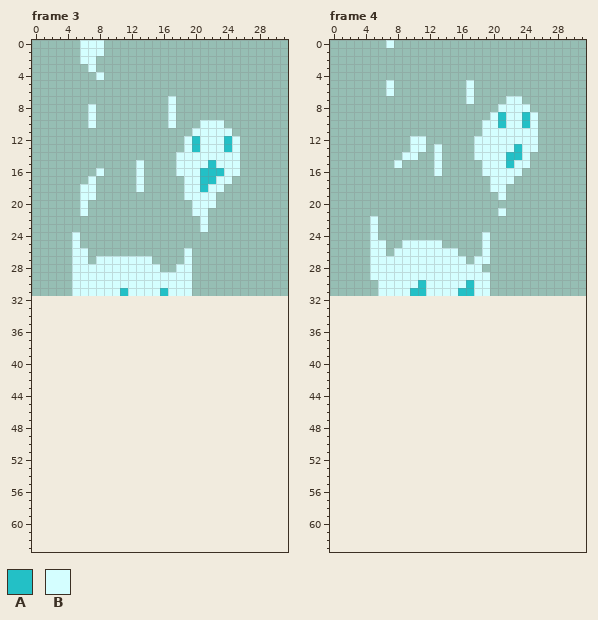
Edited in one commit: pixel-art file (assets/create/textures/particle/soul_sprite_anim_1.ase). Above: the version before the commit.
32x32 pixels, 16 frames. Shown: frame 3, frame 4. The old version is drawn lined up with the new one, on the new canvas. The commit also changed other frames, which this record leaves out.
Palette (. is transparent): A #23c0c6  B #d4feff
Pixels before, frame 3, first column x 5:
 0 .BBB.................
 1 .BBB.................
 2 .BB..................
 3 ..B..................
 4 ...B.................
 5 .....................
 6 .....................
 7 ............B........
 8 ..B.........B........
 9 ..B.........B........
10 ..B.........B...BBB..
11 ...............BBBBB.
12 ..............BABBBAB
13 ..............BABBBAB
14 .............BBBBBBBB
15 ........B....BBBBABBB
16 ...B....B....BBBAAABB
17 ..B.....B.....BBAABB.
18 .BB.....B.....BBABB..
19 .BB...........BBBB...
20 .B.............BBB...
21 .B.............BB....
22 ................B....
23 ................B....
24 B....................
25 B....................
26 BB............B......
27 BB.BBBBBBB....B......
28 BBBBBBBBBBB..BB......
29 BBBBBBBBBBBBBBB......
30 BBBBBBBBBBBBBBB......
31 BBBBBBABBBBABBB......
Pixels before, frame 4, first column x 5:
 0 ..B..................
 1 .....................
 2 .....................
 3 .....................
 4 .....................
 5 ..B.........B........
 6 ..B.........B........
 7 ............B....BB..
 8 ................BBBB.
 9 ...............BABBAB
10 ..............BBABBAB
11 ..............BBBBBBB
12 .....BB......BBBBBBBB
13 .....BB.B....BBBBBABB
14 ....BB..B....BBBBAAB.
15 ...B....B.....BBBABB.
16 ........B.....BBBBB..
17 ...............BBB...
18 ...............BB....
19 ................B....
20 .....................
21 ................B....
22 B....................
23 B....................
24 B.............B......
25 BB..BBBBB.....B......
26 BB.BBBBBBBB...B......
27 BBBBBBBBBBBB.BB......
28 BBBBBBBBBBBBBB.......
29 BBBBBBBBBBBBBBB......
30 .BBBBBABBBBBABB......
31 .BBBBAABBBBAABB......
The same view after the edit:
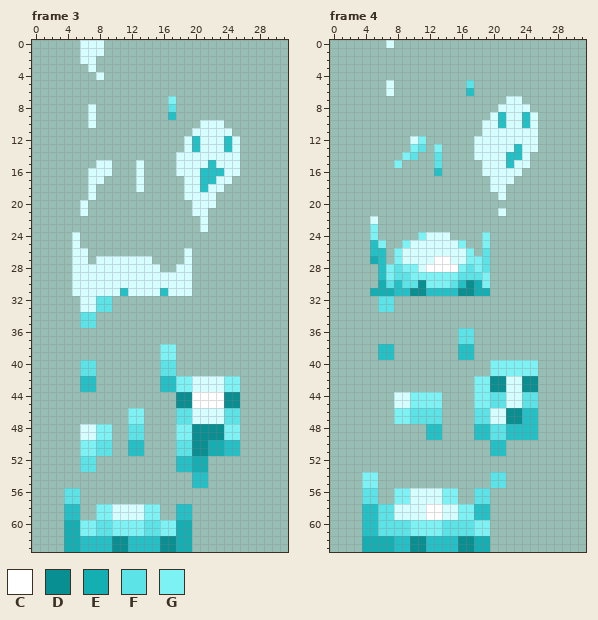
Colours new in this view: C #ffffff  D #088f92  E #13afb3  F #5be3e8  G #7cf2f5
Diff:
canvas 32x32 -> 32x64
Changed rows in their new state; - is an unchanged pixel.
Frame 3:
first column x 17:
 7 G
 8 F
 9 A
10 .
first column x 6:
15 --BB
16 -B-B
17 --B-
18 .---
19 .---
first column x 4:
32 --BBFF----------------
33 --BBFF----------------
34 --FF------------------
35 --FF------------------
38 ------------GG--------
39 ------------GG--------
40 --FF--------FF--------
41 --FF--------FF--------
42 --AA--------AAGGBBBBGG
43 --AA--------AAGGBBBBGG
44 --------------DDCCCCDD
45 --------------DDCCCCDD
46 --------GG----FFBBBBFF
47 --------GG----FFBBBBFF
48 --BBGG--FF----GGDDDDGG
49 --BBGG--FF----GGDDDDGG
50 --GGFF--AA----FFDDEEAA
51 --GGFF--AA----FFDDEEAA
52 --FF----------AAEE----
53 --FF----------AAEE----
54 ----------------AA----
55 ----------------AA----
56 FF--------------------
57 FF--------------------
58 AA--GGBBBBGG--AA------
59 AA--GGBBBBGG--AA------
60 EEGGFFGGGGFFGGEE------
61 EEGGFFGGGGFFGGEE------
62 EEAAAADDAAAADDEE------
63 EEAAAADDAAAADDEE------
Frame 4:
first column x 17:
 5 F
 6 A
 7 .
first column x 8:
12 ---G--
13 --GF-G
14 -GF--F
15 G----F
16 -----A
first column x 4:
23 -G--------------------
24 -G-----GBBB----G------
25 -AG--G----BBG--G------
26 -AA-G-------BG-F------
27 -EA.G----CC--GGF------
28 -.AGFGG-CCCCGFGF------
29 -.AGFFGGGGGGFFFG------
30 --EFAFFDGGGFADEG------
31 -EEEAADDAAAADDEE------
32 --FF------------------
33 --FF------------------
36 ------------FF--------
37 ------------FF--------
38 --AA--------AA--------
39 --AA--------AA--------
40 ----------------GGGGGG
41 ----------------GGGGGG
42 --------------GGDDBBDD
43 --------------GGDDBBDD
44 ----BBGGGG----GGFFBBFF
45 ----BBGGGG----GGFFBBFF
46 ----GGFFFF----FFBBDDAA
47 ----GGFFFF----FFBBDDAA
48 --------AA----AAFFAAAA
49 --------AA----AAFFAAAA
50 ----------------AA----
51 ----------------AA----
54 GG--------------FF----
55 GG--------------FF----
56 FF--GGBBBBGG--FF------
57 FF--GGBBBBGG--FF------
58 AAFFBBBBCCBBGGAA------
59 AAFFBBBBCCBBGGAA------
60 AAFFFFGGGGFFFFGG------
61 AAFFFFGGGGFFFFGG------
62 EEEEAADDAAAADDEE------
63 EEEEAADDAAAADDEE------
Changed places in both pictures, as pixel boxes (x1, y1, x2, y2):
changed: (168, 96, 176, 128)
changed: (80, 160, 112, 200)
added: (80, 296, 112, 328)
added: (64, 344, 240, 552)
changed: (466, 80, 474, 104)
changed: (394, 136, 442, 176)
changed: (362, 224, 538, 552)
